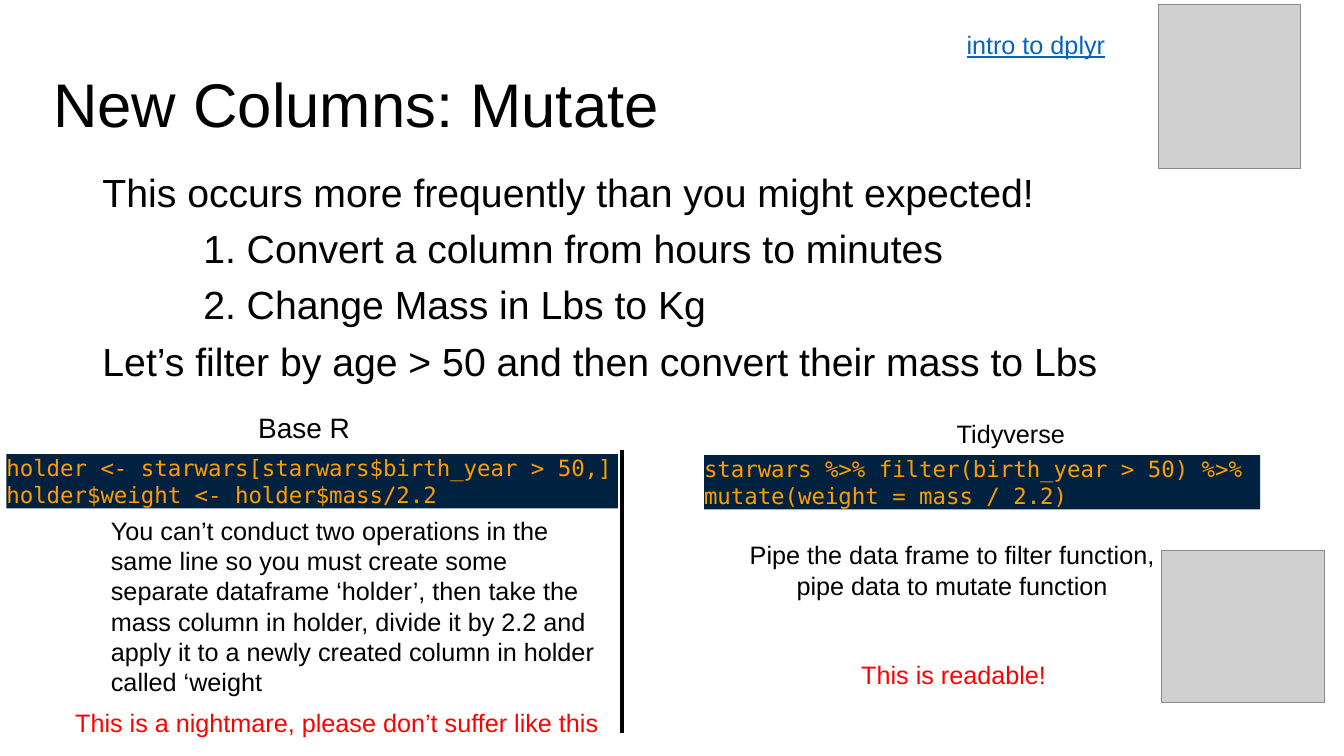
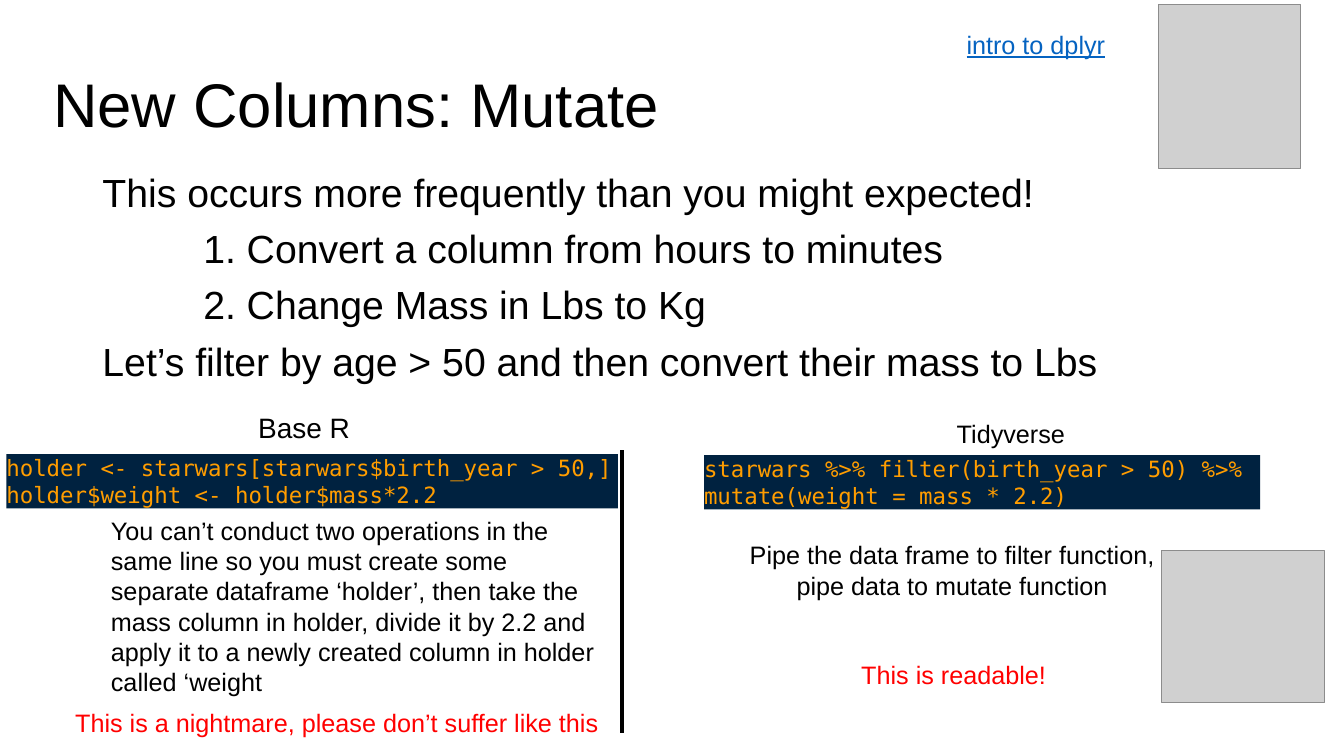
Before and after one commit to BIOS-538/BIOS-538.github.io, a slide deck: slide 7 of slides/lecture04_tidyverse_intro.pptx. Drawn at 1344x756 pixels with LibreOffice and Linux fonts; fonts in the diff are those of the drawing; grey boxes stand for pictures. Boxes give left, top, right and bottom in pixels: in the first picture for what was removed or moved away, otherwise in the second. Text is boxed around its words. In the diff, an @@ line names an element or a change of style, - is before the commit and + after.

```diff
--- a/slides/lecture04_tidyverse_intro.pptx
+++ b/slides/lecture04_tidyverse_intro.pptx
@@ text in rectangle at bbox=[704, 460, 1188, 510]: text changed @@
-starwars %>% filter(birth_year > 50) %>% mutate(weight = mass / 2.2)
+starwars %>% filter(birth_year > 50) %>% mutate(weight = mass * 2.2)
@@ text in rectangle at bbox=[6, 485, 437, 509]: text changed @@
-holder$weight <- holder$mass/2.2
+holder$weight <- holder$mass*2.2
```
Also in this commit, not shown: 6 other slides changed, 1 other file.
